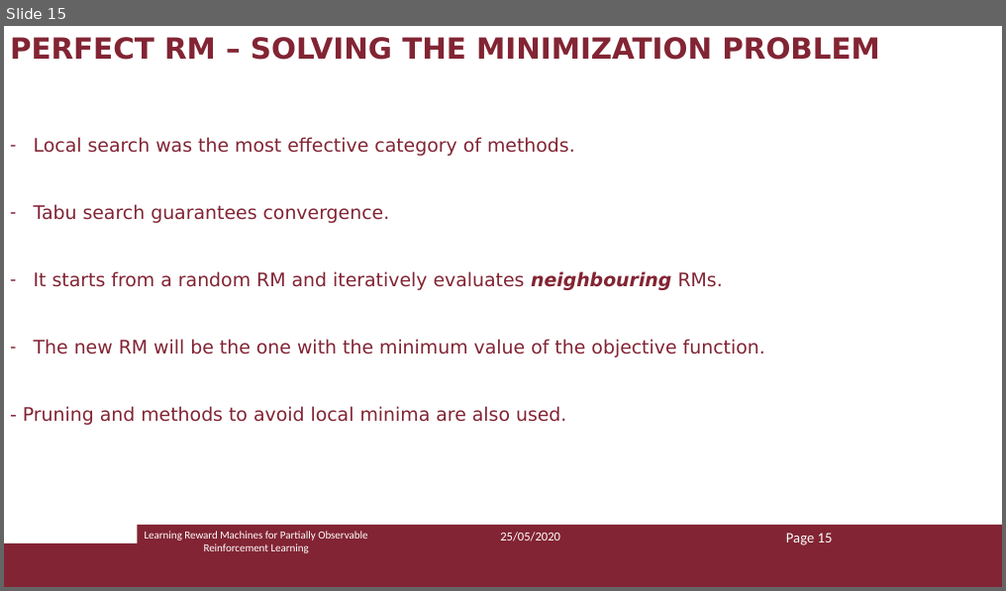
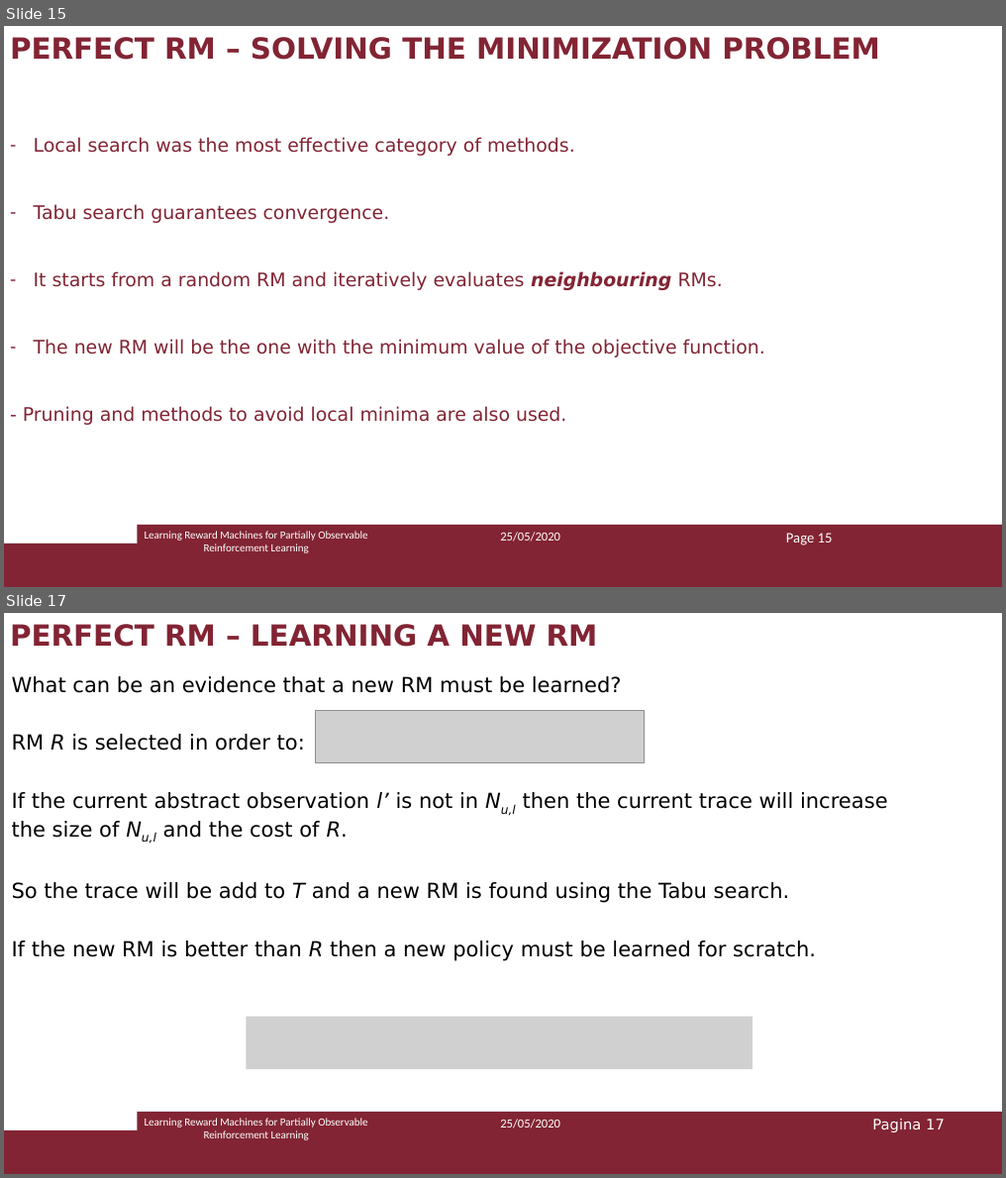
Before and after one commit to Marvet94/reasoning_agents_project_2020, a slide deck: ra_presentazione.pptx. Shown one above the other, each under a label of ours: slide 15 before the commit, slides 15 and 17 after it; the slides between them are not shown. The pictures are 1006x591 and 1006x1178 pixels, drawn with LibreOffice and Linux fonts; fonts in the diff are those of the drawing; grey boxes stand for pictures. Boxes give left, top, right and bottom in pixels: in the first picture for what was removed or moved away, otherwise in the second. Text is boxed around its words. In the diff, an @@ line names an element or a change of style, - is before the commit and + after.

```diff
--- a/ra_presentazione.pptx
+++ b/ra_presentazione.pptx
@@ slide 17 added at <box>4,613,1002,1174</box>, background #FFFFFF; not listed: 2 template elements that a slide beside it also shows @@
@@ text added at <box>10,624,598,647</box>, 28 pt, text #822433, bold @@
+PERFECT RM – LEARNING A NEW RM
@@ text added at <box>12,676,888,961</box>, 20 pt, text #000000 @@
+What can be an evidence that a new RM must be learned?
+RM R is selected in order to:
+If the current abstract observation l’ is not in Nu,l then the current trace will increase the size of Nu,l and the cost of R.
+So the trace will be add to T and a new RM is found using the Tabu search.
+If the new RM is better than R then a new policy must be learned for scratch.
@@ picture added at <box>316,710,644,762</box> @@
@@ picture added at <box>246,1017,752,1069</box> @@
@@ text added at <box>145,1118,367,1141</box>, 10.5 pt, text #FFFFFF @@
+Learning Reward Machines for Partially Observable Reinforcement Learning
@@ text added at <box>500,1119,560,1129</box>, 12 pt, text #FFFFFF @@
+25/05/2020
@@ page number added at <box>872,1119,944,1133</box>, 14 pt, text #FFFFFF @@
+Pagina 17
```
Also in this commit, not shown: 2 slides changed, 3 other slides added.
